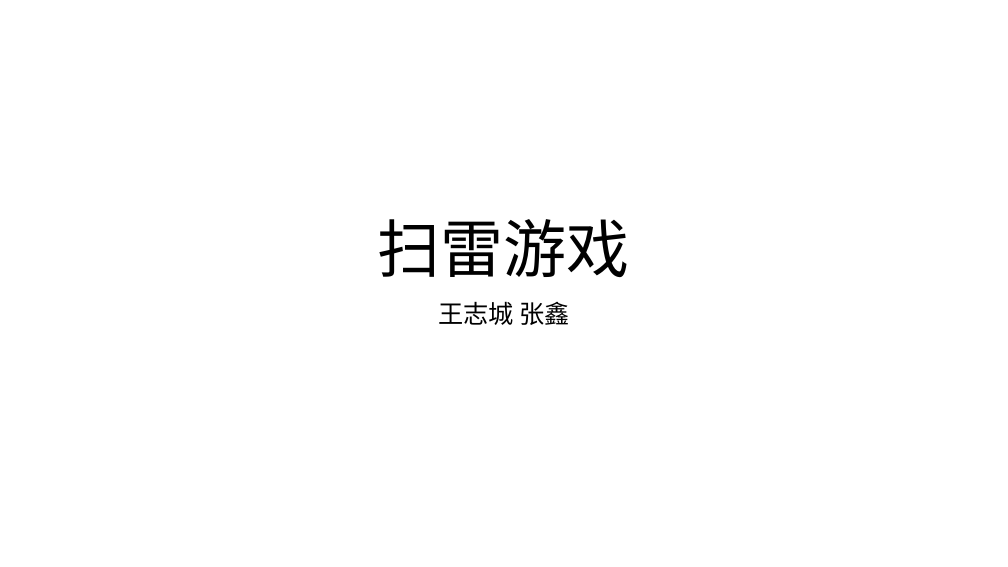
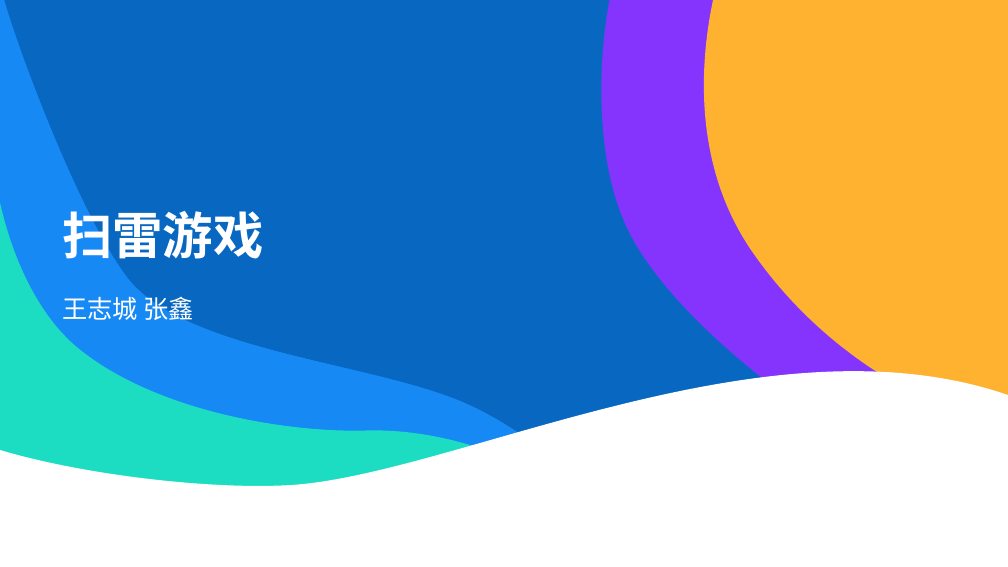
Before and after one commit to wzc506/mineswapper, a slide deck: slide 1 of uml.pptx. Drawn at 1008x567 pixels with LibreOffice and Linux fonts; fonts in the diff are those of the drawing. Boxes give left, top, right and bottom in pixels: in the first picture for what was removed or moved away, otherwise in the second. Text is boxed around its words. In the diff, an @@ line names an element or a change of style, - is before the commit and + after.

```diff
--- a/uml.pptx
+++ b/uml.pptx
@@ background #FFFFFF to #000000 @@
@@ title "扫雷游戏": place and size @@
-title "扫雷游戏" at box(378, 219, 630, 277)
+title "扫雷游戏" at box(62, 211, 264, 259)
@@ title "扫雷游戏" at box(62, 211, 264, 259): size 60 to 48 pt, font Noto Sans CJK SC to Arial, text colour #000000 to #FFFFFF, bold on; alignment centre to left; line spacing 0.9 to 1 @@
@@ subtitle "王志城 张鑫": place and size @@
-subtitle "王志城 张鑫" at box(438, 301, 569, 325)
+subtitle "王志城 张鑫" at box(62, 292, 193, 323)
@@ subtitle "王志城 张鑫" at box(62, 292, 193, 323): font Noto Sans CJK SC to Arial, text colour #000000 to #FFFFFF; alignment centre to left; line spacing 0.9 to 1.2 @@
@@ group added at box(0, 0, 1008, 567): 5 freeform shapes, 1 rectangle @@
```
Also in this commit, not shown: 2 other slides changed, 12 slides added, 32 other files.
